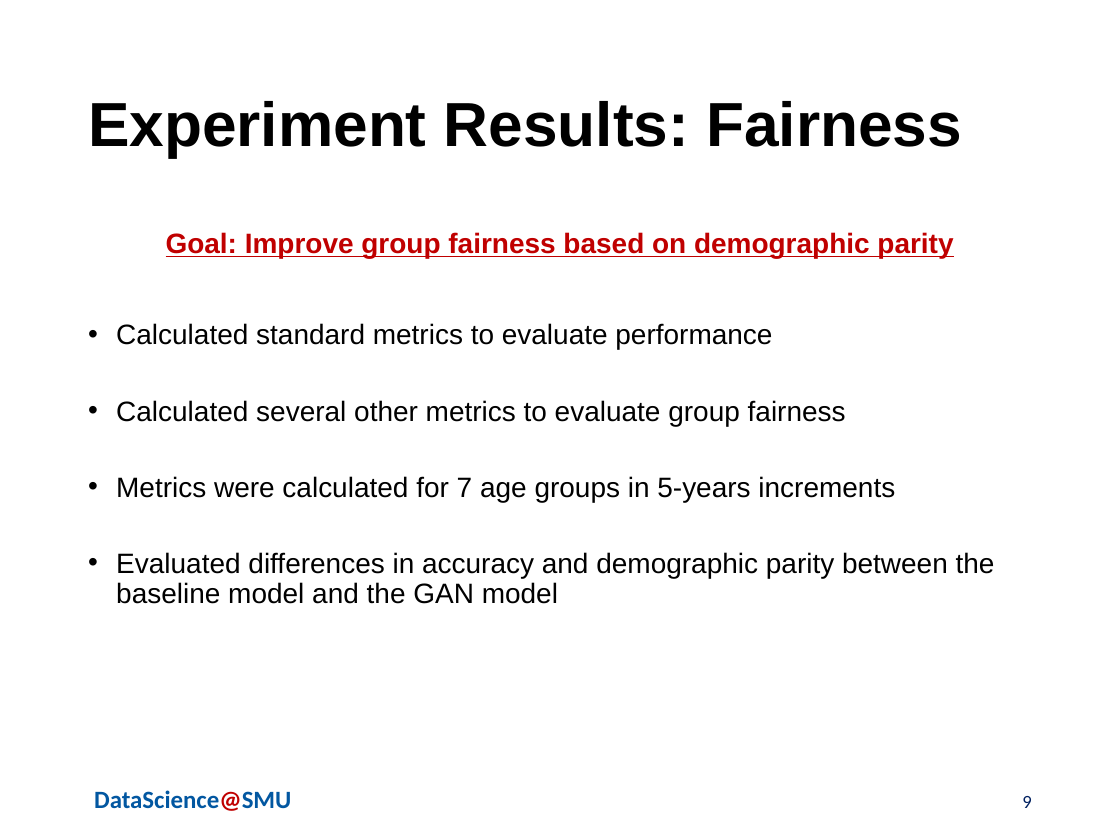
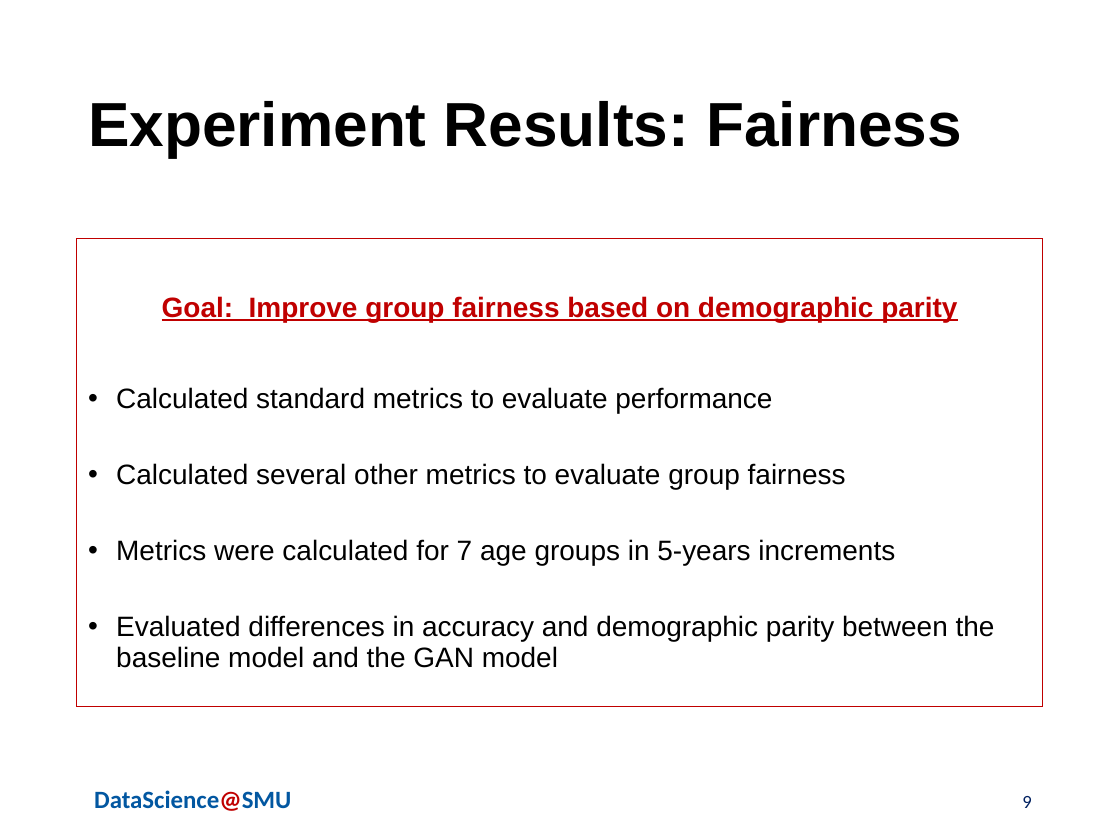
Before and after one commit to skhayden/Reducing-Age-Bias-in-Machine-Learning-An-Algorithmic-Approach, a slide deck: slide 9 of Hayden_deAlford_Wittlin_AdversarialBiasPresentationFINAL7.17.20.pptx. Drawn at 1120x840 pixels with LibreOffice and Linux fonts; fonts in the diff are those of the drawing; background and template pictures are left out. Boxes give left, top, right and bottom in pixels: in the first picture for what was removed or moved away, otherwise in the second. Text is boxed around its words. In the diff, an @@ line names an element or a change of style, - is before the commit and + after.

Commit message:
Update Hayden_deAlford_Wittlin_AdversarialBiasPresentationFINAL7.17.20.pptx
solanges boxex back on results slides

```diff
--- a/Hayden_deAlford_Wittlin_AdversarialBiasPresentationFINAL7.17.20.pptx
+++ b/Hayden_deAlford_Wittlin_AdversarialBiasPresentationFINAL7.17.20.pptx
@@ text "Goal: Improve group fairness based ...": place and size @@
-text "Goal: Improve group fairness based ..." at <box>116,232,995,604</box>
+text "Goal: Improve group fairness based ..." at <box>77,239,1043,707</box>
@@ text "Goal: Improve group fairness based ..." at <box>77,239,1043,707</box>: outline none to #C00000 0.75 pt @@
```
Also in this commit, not shown: 4 other slides changed.
